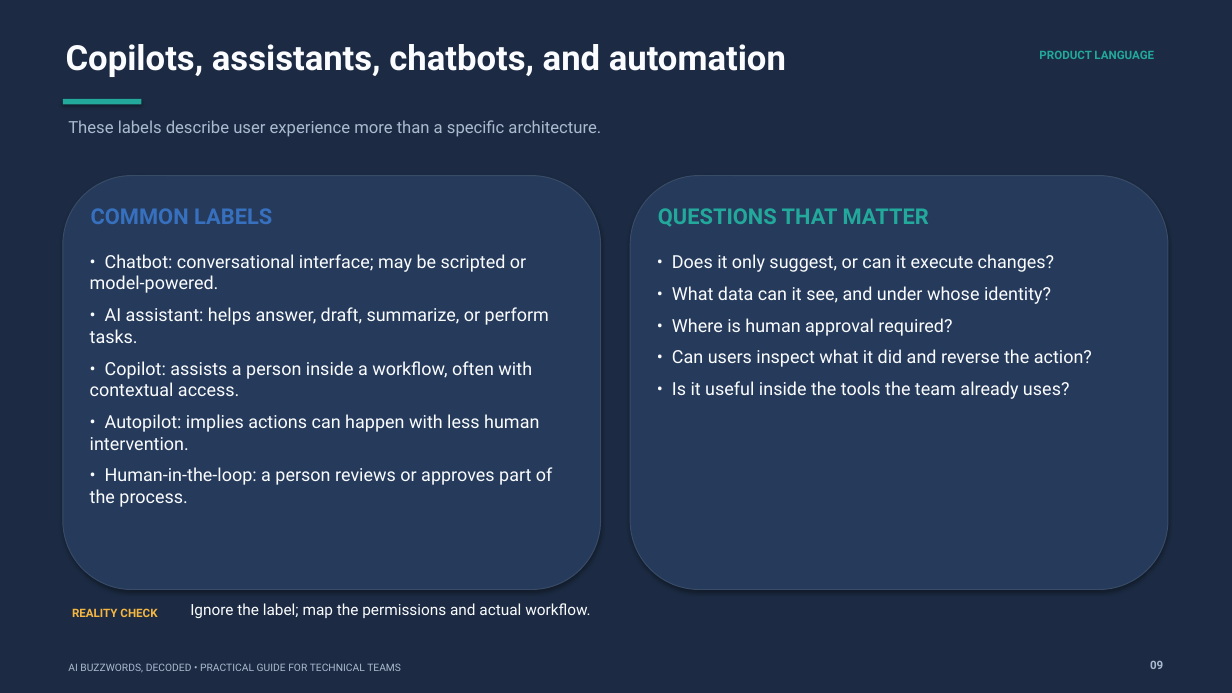
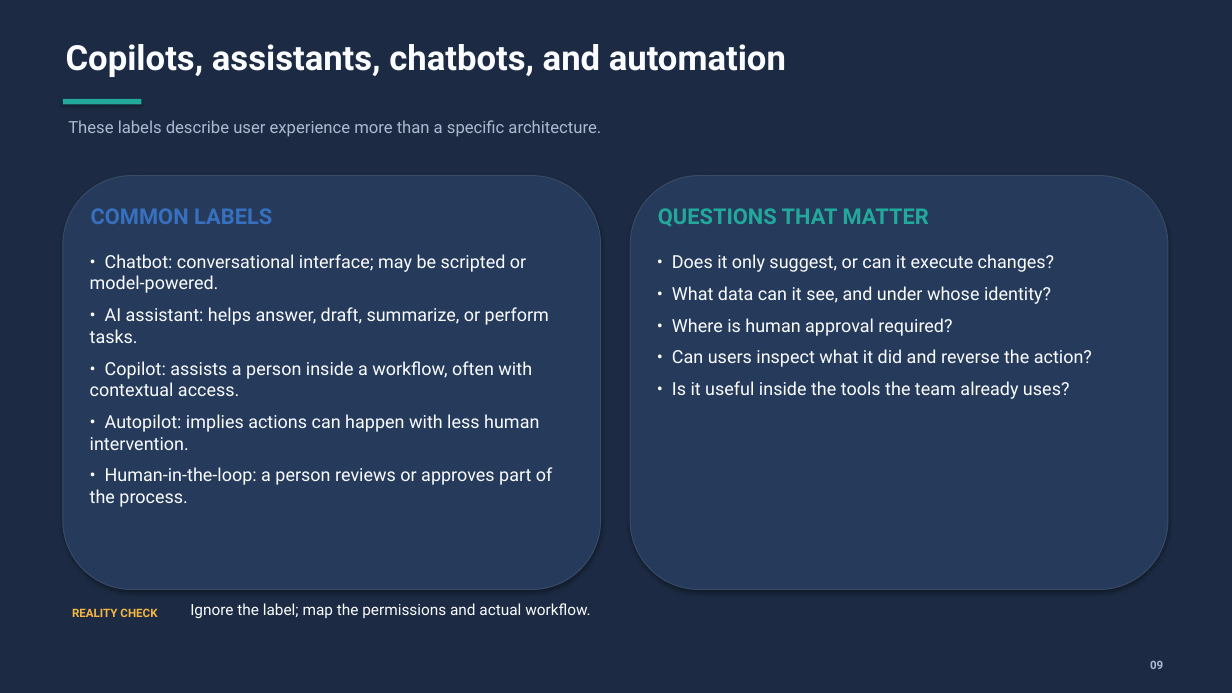
Before and after one commit to jpsider/Invoke-Automation, a slide deck: slide 12 of VMUG/Connect_FL_2026/VIAdmin_AI_Buzzwords_Consistent_Styling.pptx (slide 19 before the commit). Drawn at 1232x693 pixels with LibreOffice and Linux fonts; fonts in the diff are those of the drawing. Boxes give left, top, right and bottom in pixels: in the first picture for what was removed or moved away, otherwise in the second. Text is boxed around its words. In the diff, an @@ line names an element or a change of style, - is before the commit and + after.

Commit message:
cleaned up some random text

```diff
--- a/VMUG/Connect_FL_2026/VIAdmin_AI_Buzzwords_Consistent_Styling.pptx
+++ b/VMUG/Connect_FL_2026/VIAdmin_AI_Buzzwords_Consistent_Styling.pptx
@@ text removed at box(1039, 51, 1154, 59) @@
-PRODUCT LANGUAGE
@@ text removed at box(68, 663, 401, 672) @@
-AI BUZZWORDS, DECODED • PRACTICAL GUIDE FOR TECHNICAL TEAMS
```
Also in this commit, not shown: 23 other slides changed, 7 slides removed.
